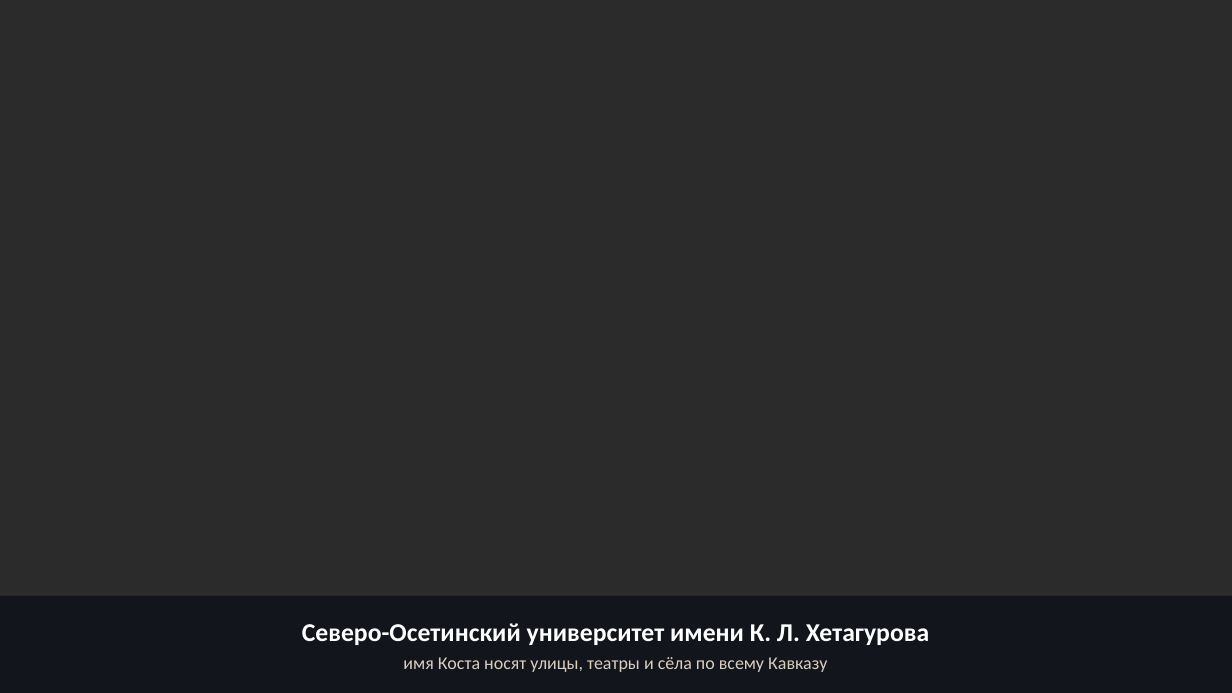
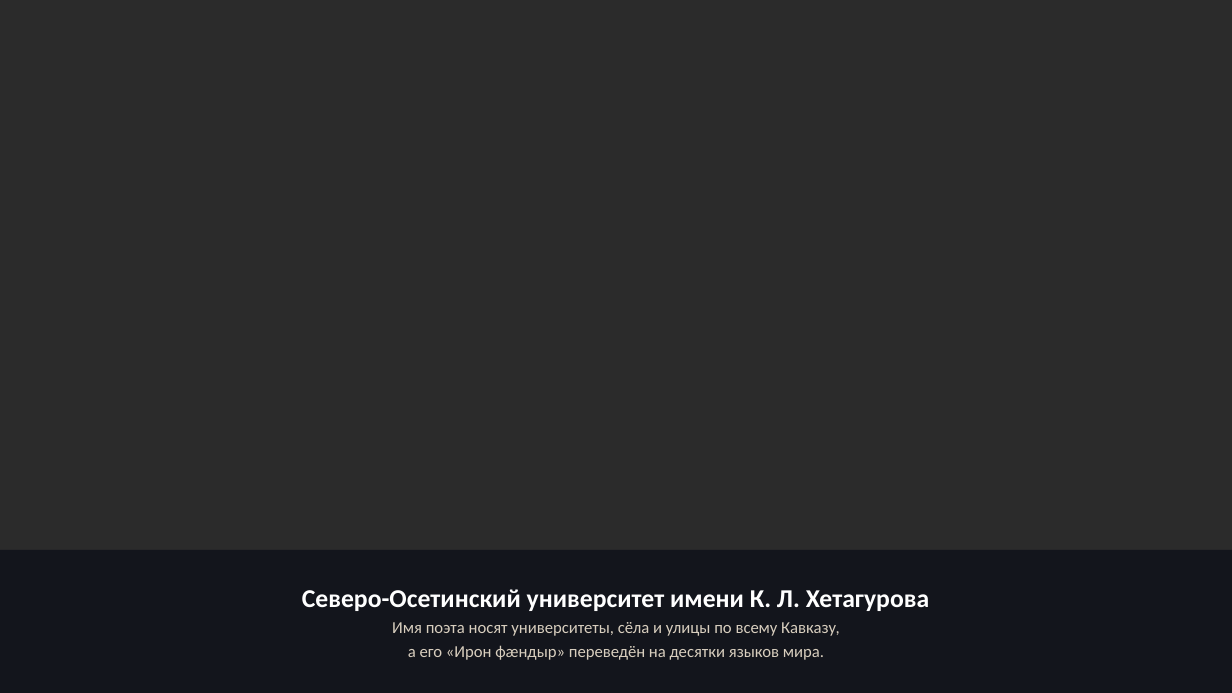
Before and after one commit to maksummatatov10-spec1231/prezent, a slide deck: slide 11 of Kosta_Hetagurov.pptx. Drawn at 1232x693 pixels with LibreOffice and Linux fonts; fonts in the diff are those of the drawing; background and template pictures are left out; a plain dark background stands for a picture behind light text. Boxes give left, top, right and bottom in pixels: in the first picture for what was removed or moved away, otherwise in the second. Text is boxed around its words. In the diff, an @@ line names an element or a change of style, - is before the commit and + after.

Commit message:
Коста Хетагуров: добавил пояснительный текст на слайды
- титул и фотослайд: кто такой Коста, даты, суть вклада
- Нар, учёба, Ирон фандыр: пояснения к каждому факту
- галерея картин: подписи с контекстом (темы, любовь, роль в живописи)
- память и финал: куда перенесён прах, что носит имя Коста
- изображения и переходы без изменений, zoom по-прежнему нет

```diff
--- a/Kosta_Hetagurov.pptx
+++ b/Kosta_Hetagurov.pptx
@@ rectangle resized from (x1=0, y1=596, x2=1232, y2=693) to (x1=0, y1=550, x2=1232, y2=693) @@
@@ text "Северо-Осетинский университет имени К. Л. ..." moved from (x1=302, y1=623, x2=929, y2=672) to (x1=302, y1=589, x2=929, y2=660) @@
@@ text at (x1=392, y1=622, x2=840, y2=660): text changed; size 14 to 13 pt @@
-имя Коста носят улицы, театры и сёла по всему Кавказу
+Имя поэта носят университеты, сёла и улицы по всему Кавказу,
+а его «Ирон фæндыр» переведён на десятки языков мира.
```
Also in this commit, not shown: 10 other slides changed, 1 slide added, 1 slide removed, 1 other file.
